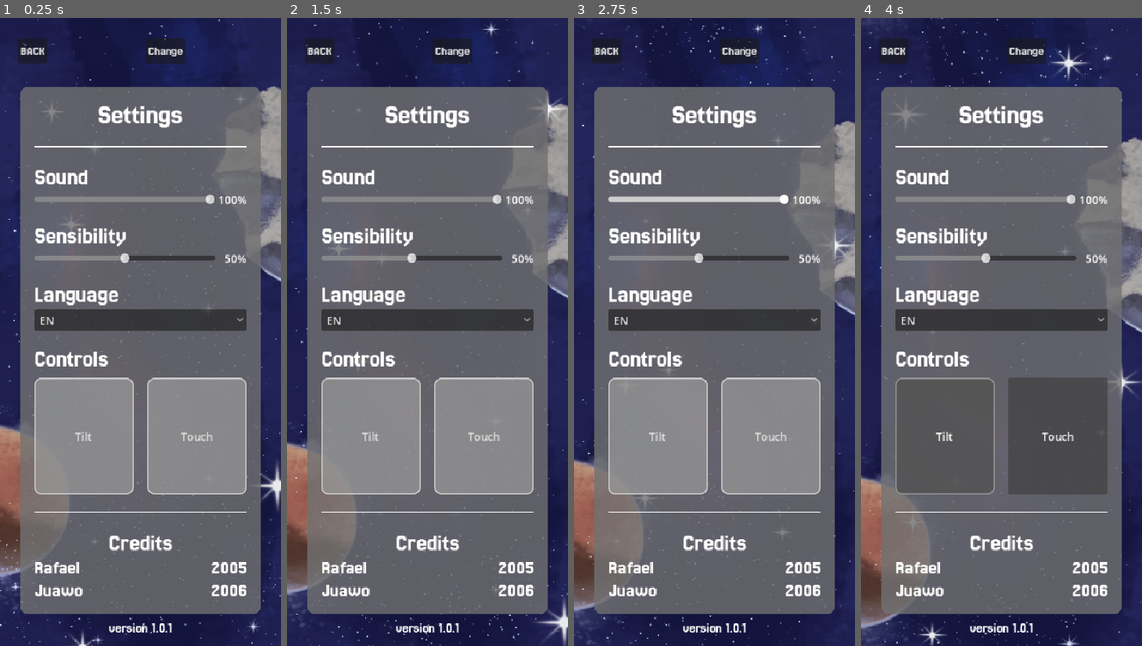
Above: before the commit, frames 1-4 (left to right).
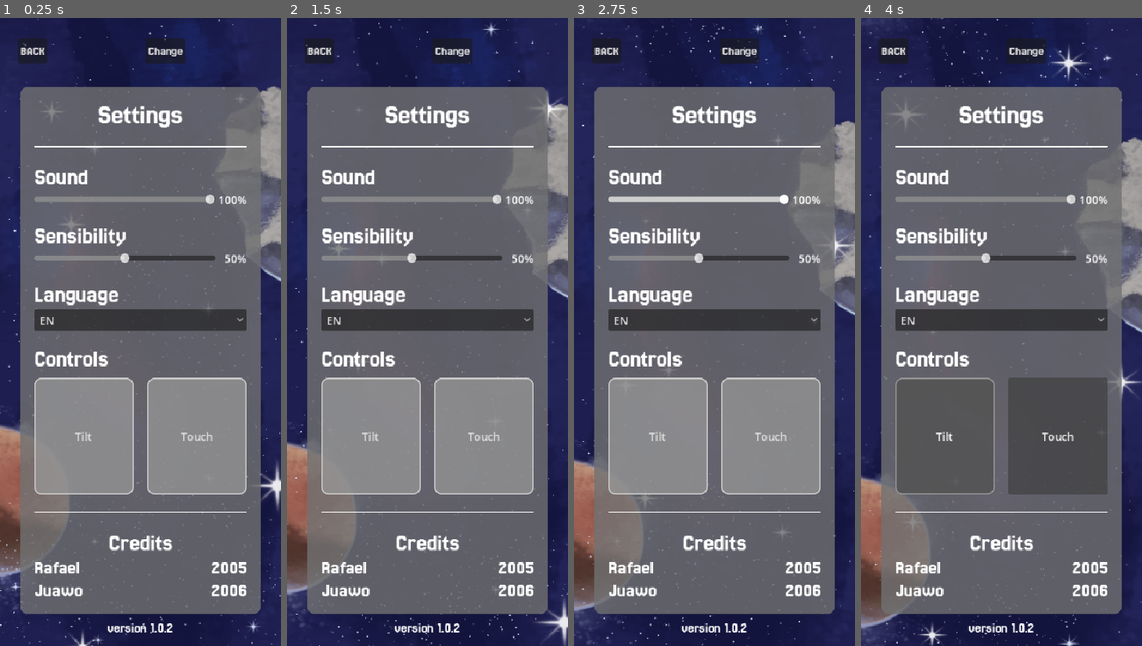
Above: after the commit, the same moments.

Repository: Juawo/space-shooter
Game: Godot game, scene res://scenes/ui/Settings/settings.tscn
The game is run twice, just before and just after one commit, with the same random seed, the same clock (stepped at 60 frames per second) and the same inputs. This scene is started directly instead of the project's main scene.
Inputs (mouse positions are in pixels of both pictures, inside the frame that each line leads up to):
- Up to frame 1 (0.25 s): no input
- Up to frame 2 (1.5 s): move the mouse to (489, 300) at 0.52 s; hold Right (ui_right) 0.53-1.28 s; click (489, 300) at 0.67 s; move the mouse to (371, 363) at 1.27 s; hold Down (ui_down) from 1.28 s (still down)
- Up to frame 3 (2.75 s): move the mouse to (742, 193) at 2.02 s; release Down (ui_down) at 2.03 s; hold Right (ui_right) from 2.03 s (still down)
- Up to frame 4 (4 s): move the mouse to (987, 457) at 2.77 s; release Right (ui_right) at 2.78 s; hold Up (ui_up) 2.78-3.53 s; click (987, 457) at 2.92 s; move the mouse to (1085, 426) at 3.52 s; hold Left (ui_left) from 3.53 s (still down)

The runs differ from the first frame. In frame 1, 0.2% of the frame differs, in the area x 37-62%, y 96-98%; in frame 2, 0.2%; in frame 3, 0.2%; in frame 4, 0.2%.

Commit message:
Add enemy 3 sprite and update enemy scenes with new collision shapes

Diff:
--- a/scenes/game/enemies/enemie2/enemie_2.tscn
+++ b/scenes/game/enemies/enemie2/enemie_2.tscn
@@ -127,8 +127,11 @@
 "speed": 10.0
 }]
 
+[sub_resource type="RectangleShape2D" id="RectangleShape2D_tvcsg"]
+size = Vector2(54.193195, 52.609196)
+
 [node name="Enemie2" unique_id=705572824 instance=ExtResource("1_qo7cy")]
-scale = Vector2(1.4, 1.4)
+scale = Vector2(1.1, 1.1)
 script = ExtResource("2_kb3w2")
 bullet_scene = ExtResource("3_tvcsg")
 score_value = 20
@@ -138,24 +141,28 @@
 [node name="Sprite2D" parent="." index="0" unique_id=1208508710]
 visible = false
 
-[node name="CollisionShape2D" parent="." index="1" unique_id=288713831]
-position = Vector2(-0.3571417, -3.5714273)
-scale = Vector2(0.99999964, 0.99999964)
-
-[node name="ParticleDie" parent="." index="2" unique_id=1361243941]
-scale = Vector2(2, 2)
-
-[node name="GunPoint" type="Marker2D" parent="." index="5" unique_id=1980334756]
-position = Vector2(0, 35.4)
-
-[node name="sprite_animation" type="AnimatedSprite2D" parent="." index="7" unique_id=324877100]
+[node name="sprite_animation" type="AnimatedSprite2D" parent="." index="1" unique_id=324877100]
 sprite_frames = SubResource("SpriteFrames_os2qn")
 animation = &"prepare_bullet"
 frame = 9
 frame_progress = 1.0
 
-[node name="muzzle_flash_animation" type="AnimatedSprite2D" parent="." index="8" unique_id=1265013319]
+[node name="muzzle_flash_animation" type="AnimatedSprite2D" parent="." index="2" unique_id=1265013319]
 visible = false
 position = Vector2(3.6, 40)
 sprite_frames = SubResource("SpriteFrames_esvhe")
 animation = &"show_muzzle"
+
+[node name="CollisionShape2D" parent="." index="3" unique_id=288713831]
+scale = Vector2(0.99999964, 0.99999964)
+shape = SubResource("RectangleShape2D_tvcsg")
+
+[node name="ParticleDie" parent="." index="4" unique_id=1361243941]
+scale = Vector2(2, 2)
+
+[node name="VisibleOnScreenNotifier2D" parent="." index="6" unique_id=884795587]
+position = Vector2(-10.909091, -10.90909)
+rect = Rect2(-18.181818, -17.272728, 59.090904, 58)
+
+[node name="GunPoint" type="Marker2D" parent="." index="7" unique_id=1980334756]
+position = Vector2(0, 35.4)
--- a/scenes/game/enemies/enemie3/enemie_3.tscn
+++ b/scenes/game/enemies/enemie3/enemie_3.tscn
@@ -1,13 +1,28 @@
-[gd_scene load_steps=3 format=3 uid="uid://diweol6fsnpgp"]
+[gd_scene format=3 uid="uid://diweol6fsnpgp"]
 
 [ext_resource type="PackedScene" uid="uid://d4kbs6vopeoxo" path="res://scenes/game/enemies/enemie_base.tscn" id="1_y7crc"]
 [ext_resource type="Script" uid="uid://fwnjpldvbh66" path="res://scripts/game/enemies/enemie3/enemie_3.gd" id="2_63maj"]
+[ext_resource type="Texture2D" uid="uid://yxwgnkdsuk22" path="res://assets/sprites/enemies/enemie_3/enemie_3.png" id="3_xpi3e"]
 
-[node name="Enemie3" instance=ExtResource("1_y7crc")]
+[sub_resource type="RectangleShape2D" id="RectangleShape2D_xpi3e"]
+size = Vector2(75, 79)
+
+[node name="Enemie3" unique_id=27771049 instance=ExtResource("1_y7crc")]
+scale = Vector2(1, 1)
 script = ExtResource("2_63maj")
 life = 2
 SPEED = 100
 score_value = 30
 
-[node name="Sprite2D" parent="." index="0"]
-modulate = Color(0.8039216, 0.74509805, 0, 1)
+[node name="Sprite2D" parent="." index="0" unique_id=1208508710]
+scale = Vector2(1, 1)
+texture = ExtResource("3_xpi3e")
+
+[node name="CollisionShape2D" parent="." index="1" unique_id=288713831]
+position = Vector2(-0.5, 2.499998)
+shape = SubResource("RectangleShape2D_xpi3e")
+
+[node name="VisibleOnScreenNotifier2D" parent="." index="4" unique_id=884795587]
+position = Vector2(16, 19)
+scale = Vector2(7.4954257, 7.4954257)
+rect = Rect2(-8, -8, 12, 11.468782)
--- a/scenes/game/enemies/enemie4/enemie_4.tscn
+++ b/scenes/game/enemies/enemie4/enemie_4.tscn
@@ -1,10 +1,13 @@
-[gd_scene load_steps=4 format=3 uid="uid://x0hkj03rb8y1"]
+[gd_scene format=3 uid="uid://x0hkj03rb8y1"]
 
 [ext_resource type="PackedScene" uid="uid://d4kbs6vopeoxo" path="res://scenes/game/enemies/enemie_base.tscn" id="1_lcv4k"]
 [ext_resource type="Script" uid="uid://cj1od3eficmgl" path="res://scripts/game/enemies/enemie4/enemie_4.gd" id="2_6v76c"]
 [ext_resource type="PackedScene" uid="uid://becggl8acagft" path="res://scenes/game/enemies/enemie4/enemy_rotated_bullet.tscn" id="3_6v76c"]
 
-[node name="Enemie4" instance=ExtResource("1_lcv4k")]
+[sub_resource type="RectangleShape2D" id="RectangleShape2D_6v76c"]
+size = Vector2(13.840912, 14.30928)
+
+[node name="Enemie4" unique_id=475994672 instance=ExtResource("1_lcv4k")]
 script = ExtResource("2_6v76c")
 bullet_scene = ExtResource("3_6v76c")
 life = 3
@@ -12,18 +15,23 @@
 can_shoot = true
 base_color = Color(0.8627451, 0.09803922, 0.2509804, 1)
 
-[node name="Sprite2D" parent="." index="0"]
+[node name="Sprite2D" parent="." index="0" unique_id=1208508710]
 modulate = Color(0.8627451, 0.09803922, 0.2509804, 1)
 
-[node name="GunPoints" type="Node2D" parent="." index="5"]
+[node name="CollisionShape2D" parent="." index="1" unique_id=288713831]
+position = Vector2(1.1920929e-07, -0.20000017)
+scale = Vector2(0.99999976, 0.99999976)
+shape = SubResource("RectangleShape2D_6v76c")
 
-[node name="MiddleGunPoint" type="Marker2D" parent="GunPoints" index="0"]
+[node name="GunPoints" type="Node2D" parent="." index="5" unique_id=137797699]
+
+[node name="MiddleGunPoint" type="Marker2D" parent="GunPoints" index="0" unique_id=209244078]
 position = Vector2(0, 7.4458838)
 
-[node name="LeftGunPoint" type="Marker2D" parent="GunPoints" index="1"]
+[node name="LeftGunPoint" type="Marker2D" parent="GunPoints" index="1" unique_id=432340774]
 position = Vector2(0, 7.4458838)
 rotation = 0.7853982
 
-[node name="RightGunPoint" type="Marker2D" parent="GunPoints" index="2"]
+[node name="RightGunPoint" type="Marker2D" parent="GunPoints" index="2" unique_id=894655238]
 position = Vector2(0, 7.4458838)
 rotation = -0.7853982
--- a/scenes/game/enemies/enemie_base.tscn
+++ b/scenes/game/enemies/enemie_base.tscn
@@ -4,7 +4,7 @@
 [ext_resource type="Texture2D" uid="uid://cvxnsj15rgry5" path="res://icon.svg" id="2_jp0n8"]
 
 [sub_resource type="RectangleShape2D" id="RectangleShape2D_d3nni"]
-size = Vector2(43.571438, 32.857147)
+size = Vector2(13.840912, 14.30928)
 
 [sub_resource type="Curve" id="Curve_d3nni"]
 _data = [Vector2(0.08139536, 0.49438208), 0.0, 6.6260004, 0, 0, Vector2(0.9186047, 0.42696637), -2.283964, 0.0, 0, 0]
--- a/scripts/game/save-manager.gd
+++ b/scripts/game/save-manager.gd
@@ -15,7 +15,7 @@
 var sensibility : float = 100
 var has_chosen_control : bool = false
 #GameVersion
-const CURRENT_CODE_VERSION : String = "1.0.1"
+const CURRENT_CODE_VERSION : String = "1.0.2"
 var game_version : String = CURRENT_CODE_VERSION
 
 var file_path : String
Binary file added: assets/sprites/enemies/enemie_3/enemie_3.png
Not shown, added: assets/sprites/enemies/enemie_3/enemie_3.png.import
Not shown, changed: export_presets.cfg
